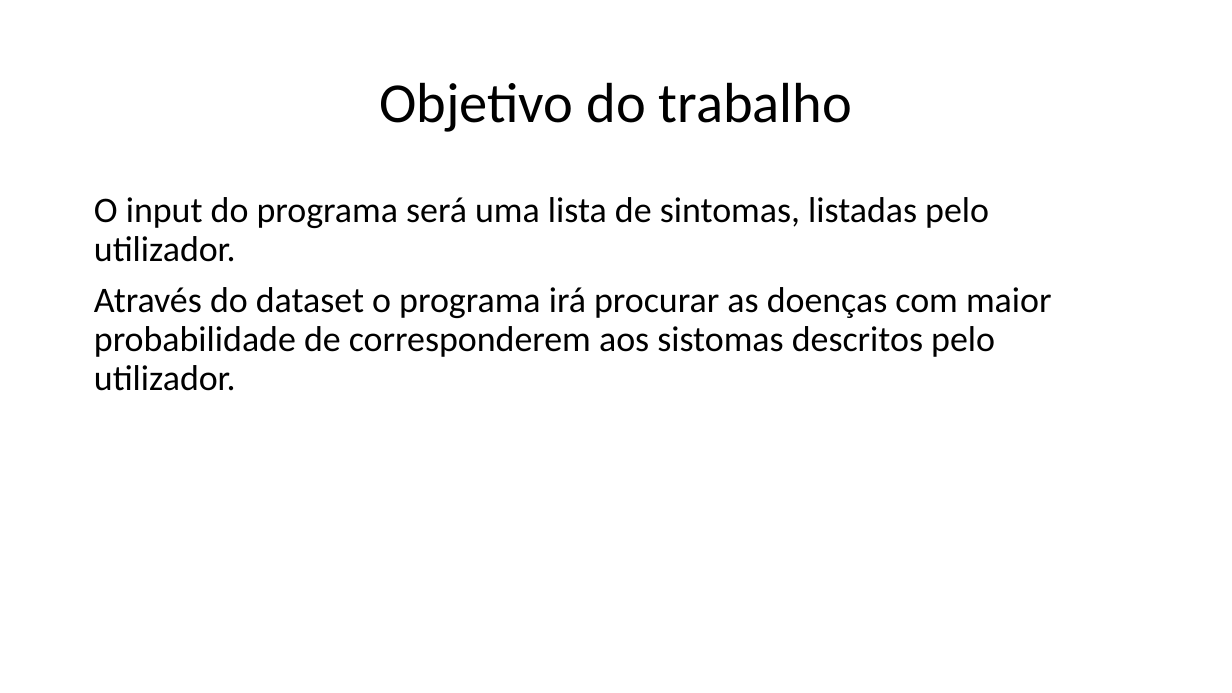
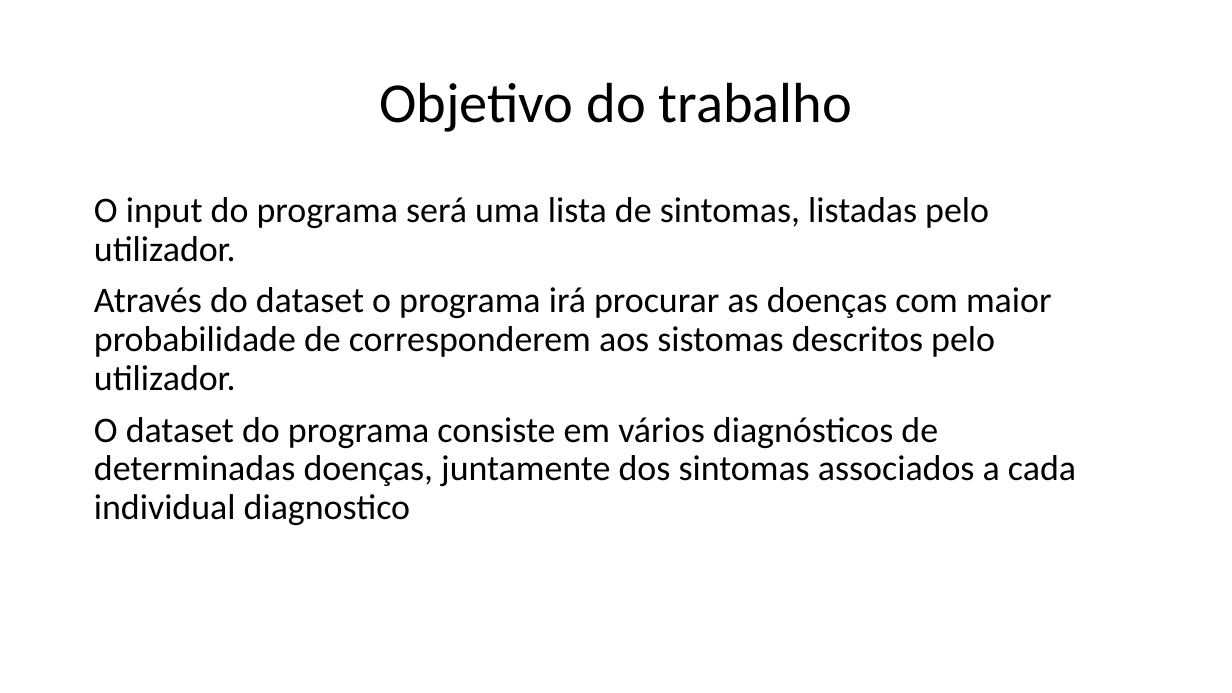
Before and after one commit to dani1244/MPEI-Proj, a slide deck: slide 2 of Projeto de MPEI – Sistema de deteção de.pptx. Drawn at 1232x693 pixels with LibreOffice and Linux fonts; fonts in the diff are those of the drawing. Boxes give left, top, right and bottom in pixels: in the first picture for what was removed or moved away, otherwise in the second. Text is boxed around its words. In the diff, an @@ line names an element or a change of style, - is before the commit and + after.

```diff
--- a/Projeto de MPEI – Sistema de deteção de.pptx
+++ b/Projeto de MPEI – Sistema de deteção de.pptx
@@ text at [94,417,1076,525]: paragraph added @@
+O dataset do programa consiste em vários diagnósticos de determinadas doenças, juntamente dos sintomas associados a cada individual diagnostico
```
Also in this commit, not shown: 1 slide added, 4 other files.
